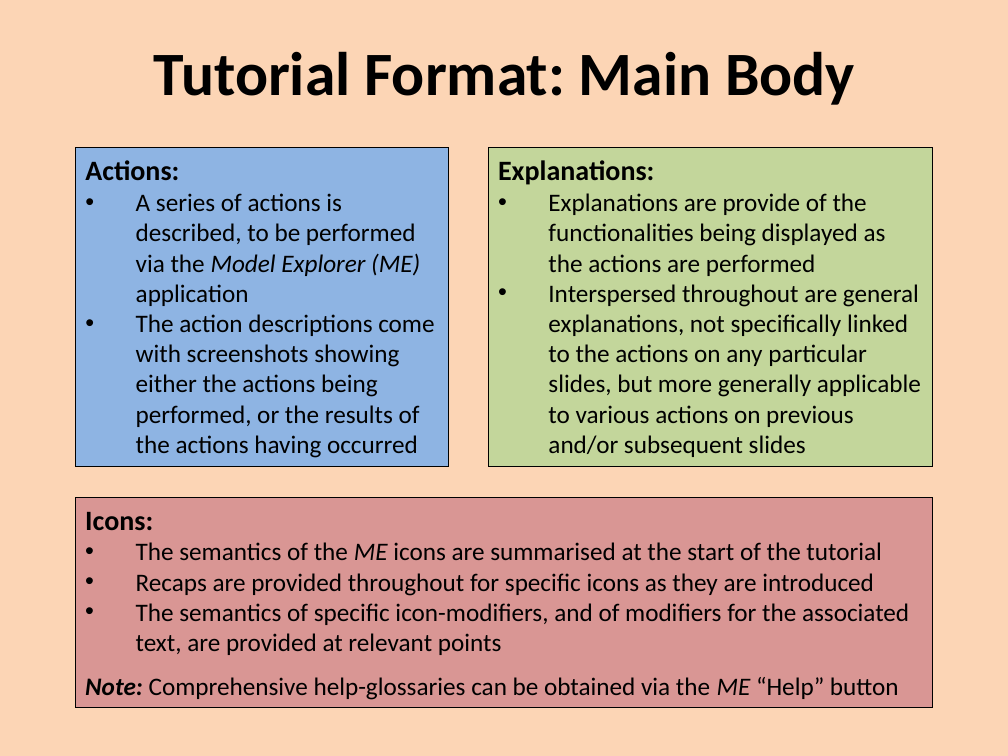
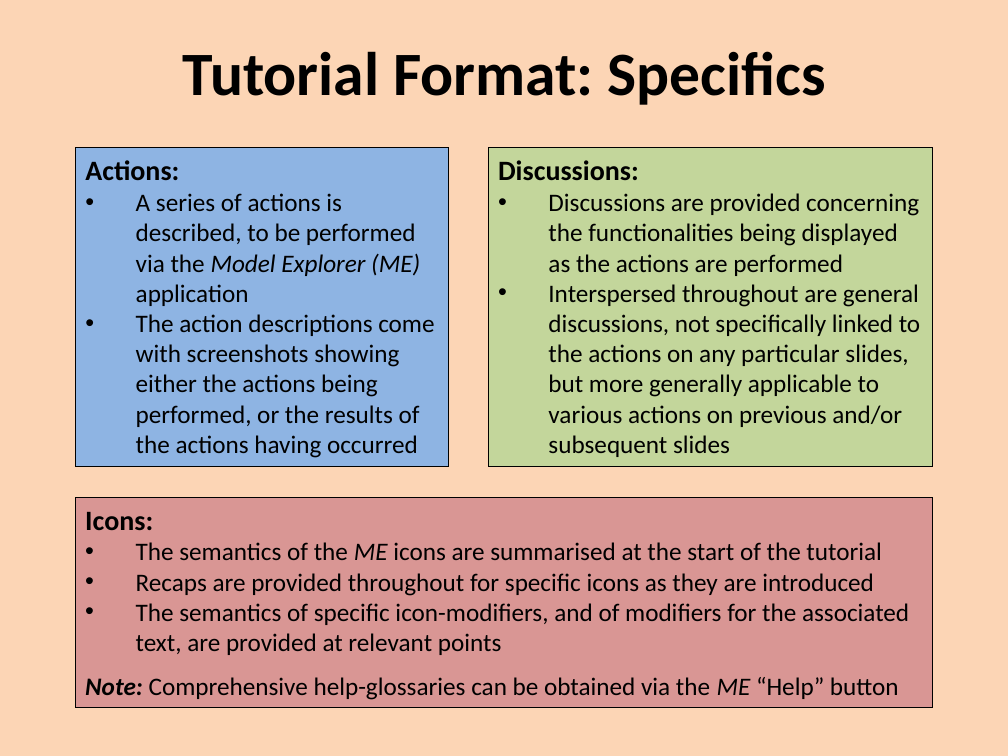
Before and after one commit to colin-puleston/mekon-hobo, a slide deck: slide 6 of docs/MEKON-HOBO Introductory Tutorial.pptx. Drawn at 1008x756 pixels with LibreOffice and Linux fonts; fonts in the diff are those of the drawing. Boxes give left, top, right and bottom in pixels: in the first picture for what was removed or moved away, otherwise in the second. Text is boxed around its words. In the diff, an @@ line names an element or a change of style, - is before the commit and + after.

```diff
--- a/docs/MEKON-HOBO Introductory Tutorial.pptx
+++ b/docs/MEKON-HOBO Introductory Tutorial.pptx
@@ text at [183,51,826,105]: text changed @@
-Tutorial Format: Main Body
+Tutorial Format: Specifics
@@ text in rectangle at [498,160,920,457]: text changed @@
-Explanations:
-• Explanations are provide of the functionalities being displayed as the actions are performed
-• Interspersed throughout are general explanations, not specifically linked to the actions on any particular slides, but more generally applicable to various actions on previous and/or subsequent slides
+Discussions:
+• Discussions are provided concerning the functionalities being displayed as the actions are performed
+• Interspersed throughout are general discussions, not specifically linked to the actions on any particular slides, but more generally applicable to various actions on previous and/or subsequent slides
```
Also in this commit, not shown: 22 other slides changed, 14 slides added, 6 slides removed.
